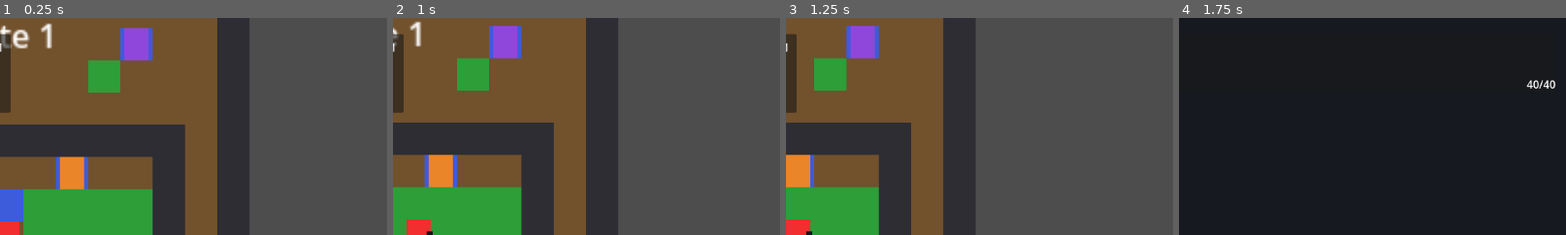
Above: before the commit, frames 1-4 (left to right).
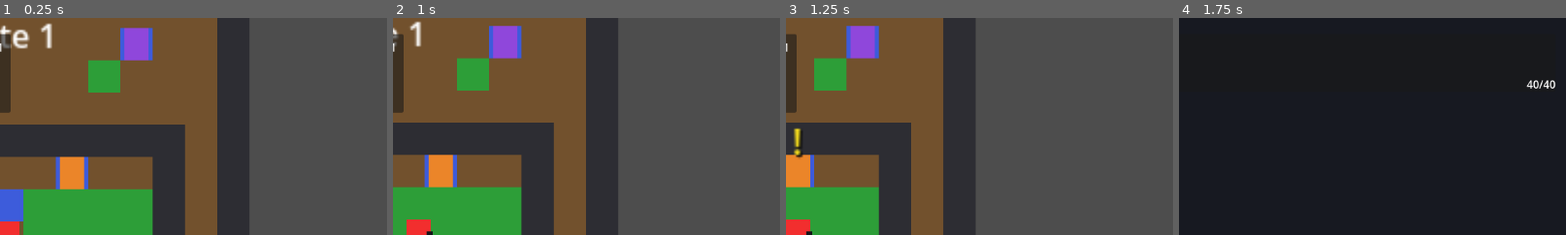
Above: after the commit, the same moments.

Repository: CHEESEMARSHALL/pepemon
Game: Godot game, scene res://scenes/game/GameRoot.tscn
Two runs of this game, one before a commit and one after it. Both use one fixed random seed, a clock stepped at 60 frames per second and the inputs below.
Inputs (mouse positions are % of the whole screen's width and height, from its top left):
- Up to frame 1 (0.25 s): no input
- Up to frame 2 (1 s): tap Enter (ui_accept) at 0.5, 0.77 s; move the mouse to (72, 45) at 0.52 s; hold Right (ui_right) from 0.53 s (still down); click (72, 45) at 0.67 s
- Up to frame 3 (1.25 s): keep holding Right (ui_right)
- Up to frame 4 (1.75 s): release Right (ui_right) at 1.25 s; drag from (30, 55) to (45, 70) at 1.27 s
The pictures show only the part of the screen within x 49-99%, y 0-50%; the shares and areas given below are measured in that part.

Frames 1-2 are identical in both runs. In frame 3, 0.3% of the frame differs, in the area x 2-5%, y 50-65%; in frame 4, nothing differs.

Commit message:
Add trainer sight alert marker

Diff:
--- a/scenes/overworld/NpcInteractable.tscn
+++ b/scenes/overworld/NpcInteractable.tscn
@@ -12,3 +12,18 @@
 offset_right = 6.0
 offset_bottom = 8.0
 color = Color(0.24, 0.36, 0.86, 1)
+
+[node name="AlertMarker" type="Label" parent="."]
+visible = false
+offset_left = -4.0
+offset_top = -28.0
+offset_right = 4.0
+offset_bottom = -12.0
+text = "!"
+horizontal_alignment = 1
+vertical_alignment = 1
+theme_override_colors/font_color = Color(1, 0.9, 0.12, 1)
+theme_override_colors/font_shadow_color = Color(0.05, 0.05, 0.05, 1)
+theme_override_constants/shadow_offset_x = 1
+theme_override_constants/shadow_offset_y = 1
+theme_override_font_sizes/font_size = 18
--- a/scenes/overworld/Overworld.gd
+++ b/scenes/overworld/Overworld.gd
@@ -319,6 +319,10 @@
 func _trigger_trainer_sight(interactable: Node) -> void:
 	_active_sight_trainer_id = str(interactable.get("interactable_id"))
 	_player.movement_enabled = false
+
+	if interactable.has_method("show_alert_marker"):
+		interactable.call("show_alert_marker")
+
 	var challenge_text := str(interactable.get("challenge_dialogue_text"))
 
 	if challenge_text.is_empty():
@@ -334,6 +338,9 @@
 	_active_sight_trainer_id = ""
 
 	if interactable != null and not bool(interactable.get("is_defeated")):
+		if interactable.has_method("hide_alert_marker"):
+			interactable.call("hide_alert_marker")
+
 		trainer_battle_triggered.emit(str(interactable.get("interactable_id")), interactable.battle_monster_data, int(interactable.battle_monster_level))
 
 
--- a/scripts/overworld/OverworldInteractable.gd
+++ b/scripts/overworld/OverworldInteractable.gd
@@ -32,10 +32,12 @@
 var is_collected := false
 
 @onready var _body := get_node_or_null("Body") as ColorRect
+@onready var _alert_marker := get_node_or_null("AlertMarker") as CanvasItem
 
 
 func _ready() -> void:
 	refresh_visual()
+	hide_alert_marker()
 
 
 func place_on_tile_map(tile_map: TileMap) -> void:
@@ -70,6 +72,22 @@
 	_body.color = get_visual_color()
 
 
+func show_alert_marker() -> void:
+	if _alert_marker == null:
+		_alert_marker = get_node_or_null("AlertMarker") as CanvasItem
+
+	if _alert_marker != null:
+		_alert_marker.visible = true
+
+
+func hide_alert_marker() -> void:
+	if _alert_marker == null:
+		_alert_marker = get_node_or_null("AlertMarker") as CanvasItem
+
+	if _alert_marker != null:
+		_alert_marker.visible = false
+
+
 func get_visual_color() -> Color:
 	if is_defeated or is_collected:
 		return INACTIVE_COLOR
--- a/scripts/tests/ValidateOverworldContent.gd
+++ b/scripts/tests/ValidateOverworldContent.gd
@@ -227,6 +227,7 @@
 	await _validate_interaction_prompt(player, interaction_prompt, interaction_prompt_label, tile_map, Vector2i(8, 8), Vector2i.LEFT, "Read")
 	_validate_interactable_visual(interactables, "ScoutMira", Color(0.24, 0.36, 0.86, 1.0))
 	_validate_interactable_visual(interactables, "TrainerRook", Color(0.92, 0.52, 0.16, 1.0))
+	_validate_alert_marker(interactables, "TrainerRook", false)
 	_validate_interactable_visual(interactables, "Route1Potion", Color(0.56, 0.28, 0.86, 1.0))
 
 	player.global_position = tile_map.to_global(tile_map.map_to_local(Vector2i(5, 8)))
@@ -341,6 +342,7 @@
 	_validate_debug_hud(debug_label, "Pepemon Route 2", Vector2i(1, 6), "Dirt", 0)
 	_validate_interactable_visual(interactables, "DrifterNia", Color(0.24, 0.36, 0.86, 1.0))
 	_validate_interactable_visual(interactables, "TrainerPike", Color(0.92, 0.52, 0.16, 1.0))
+	_validate_alert_marker(interactables, "TrainerPike", false)
 	_validate_interactable_visual(interactables, "Route2Capsule", Color(0.56, 0.28, 0.86, 1.0))
 
 	await _validate_interaction_prompt(player, interaction_prompt, interaction_prompt_label, tile_map, Vector2i(4, 9), Vector2i.UP, "Talk")
@@ -371,6 +373,7 @@
 	var overworld := await _instantiate_overworld()
 	var player := overworld.find_child("Player", true, false) as PlayerController
 	var tile_map := overworld.get_node("%GroundTileMap") as TileMap
+	var interactables := overworld.get_node("%Interactables") as Node2D
 	var dialogue_panel := overworld.get_node("%DialoguePanel") as PanelContainer
 	var dialogue_label := overworld.get_node("%DialogueLabel") as Label
 
@@ -387,6 +390,8 @@
 	Input.action_release("ui_right")
 	await process_frame
 
+	_validate_alert_marker(interactables, "TrainerRook", true)
+
 	if not dialogue_panel.visible or not dialogue_label.text.contains("training lane"):
 		push_error("Trainer sight did not show challenge dialogue.")
 		quit(1)
@@ -403,6 +408,8 @@
 		push_error("Trainer sight did not request the configured battle.")
 		quit(1)
 		return
+
+	_validate_alert_marker(interactables, "TrainerRook", false)
 
 	var defeated_trainers: Array[String] = ["trainer_rook"]
 	overworld.set_defeated_interactables(defeated_trainers)
@@ -752,6 +759,26 @@
 
 	if not body.color.is_equal_approx(expected_color):
 		push_error("%s has the wrong placeholder color: %s." % [interactable_name, str(body.color)])
+		quit(1)
+
+
+func _validate_alert_marker(interactables: Node2D, interactable_name: String, expected_visible: bool) -> void:
+	var interactable := interactables.get_node_or_null(interactable_name)
+
+	if interactable == null:
+		push_error("Could not find interactable alert marker owner for %s." % interactable_name)
+		quit(1)
+		return
+
+	var alert_marker := interactable.get_node_or_null("AlertMarker") as CanvasItem
+
+	if alert_marker == null:
+		push_error("%s is missing its alert marker." % interactable_name)
+		quit(1)
+		return
+
+	if alert_marker.visible != expected_visible:
+		push_error("%s alert marker visibility expected %s, got %s." % [interactable_name, str(expected_visible), str(alert_marker.visible)])
 		quit(1)
 
 
